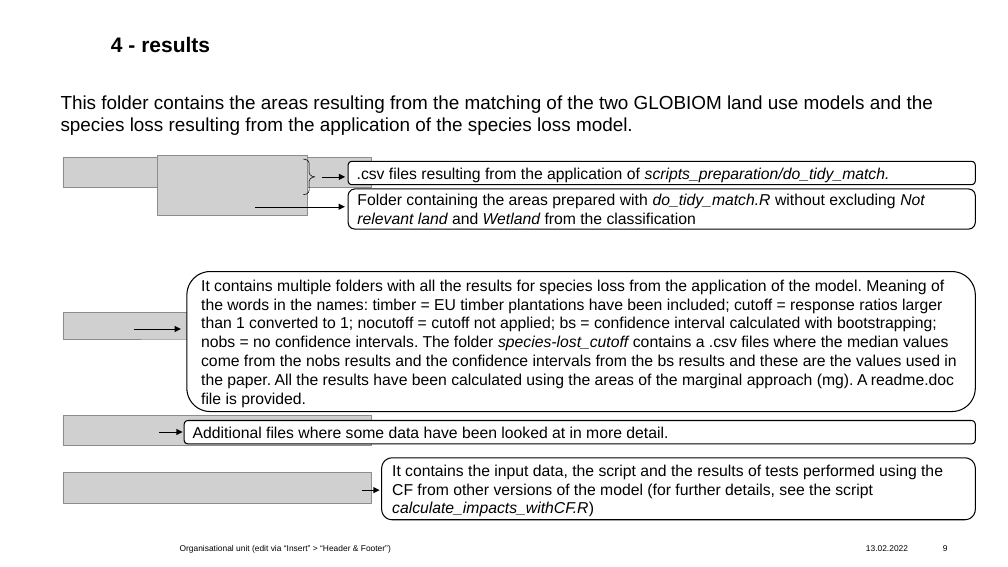
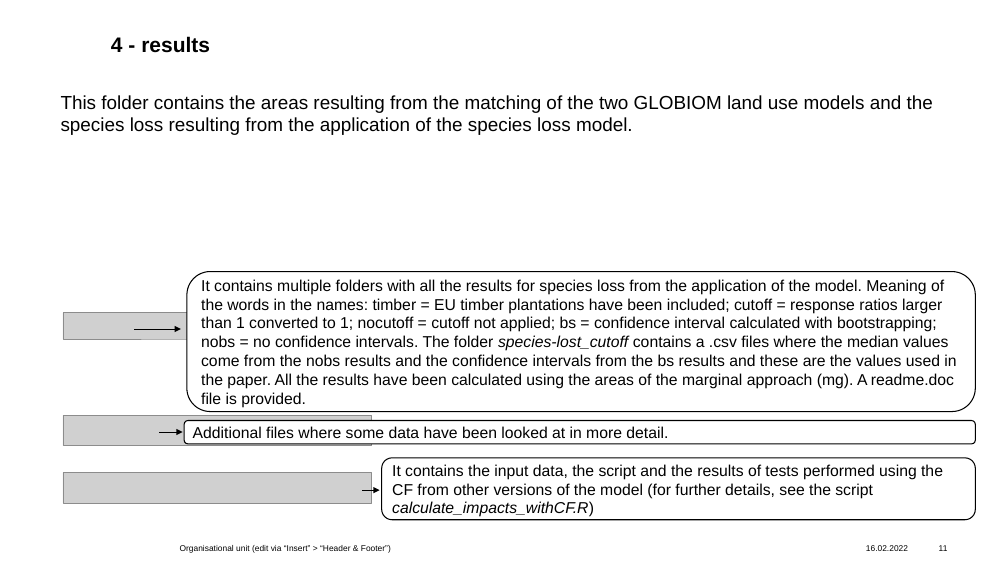
Before and after one commit to francesca-git/EU28-ForestMng-Climate, a slide deck: slide 11 of 20220210_folder_script_structure.pptx (slide 9 before the commit). Drawn at 1008x567 pixels with LibreOffice and Linux fonts; fonts in the diff are those of the drawing; grey boxes stand for pictures; background and template pictures are left out. Boxes give left, top, right and bottom in pixels: in the first picture for what was removed or moved away, otherwise in the second. Text is boxed around its words. In the diff, an @@ line names an element or a change of style, - is before the commit and + after.

```diff
--- a/20220210_folder_script_structure.pptx
+++ b/20220210_folder_script_structure.pptx
@@ picture removed at [63, 158, 371, 188] @@
@@ picture removed at [157, 156, 307, 216] @@
@@ right brace removed at [303, 159, 315, 194] @@
@@ arrow removed from (321, 177) to (345, 177) @@
@@ rounded rectangle removed at [348, 161, 975, 185] @@
-.csv files resulting from the application of scripts_preparation/do_tidy_match.
@@ arrow removed from (255, 207) to (345, 207) @@
@@ rounded rectangle removed at [348, 189, 975, 229] @@
-Folder containing the areas prepared with do_tidy_match.R without excluding Not relevant land and Wetland from the classification
@@ page number at [939, 545, 948, 551]: text changed @@
-9
+11
```
Also in this commit, not shown: 7 other slides changed, 3 slides added, 1 slide removed, 2 other files.
